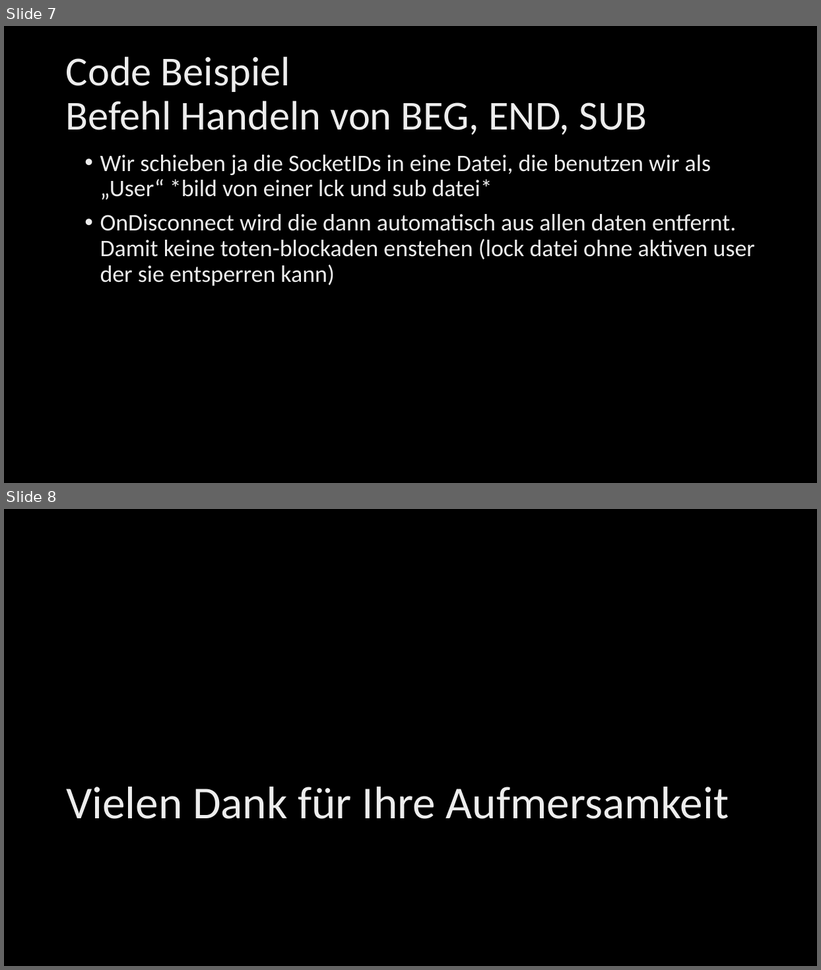
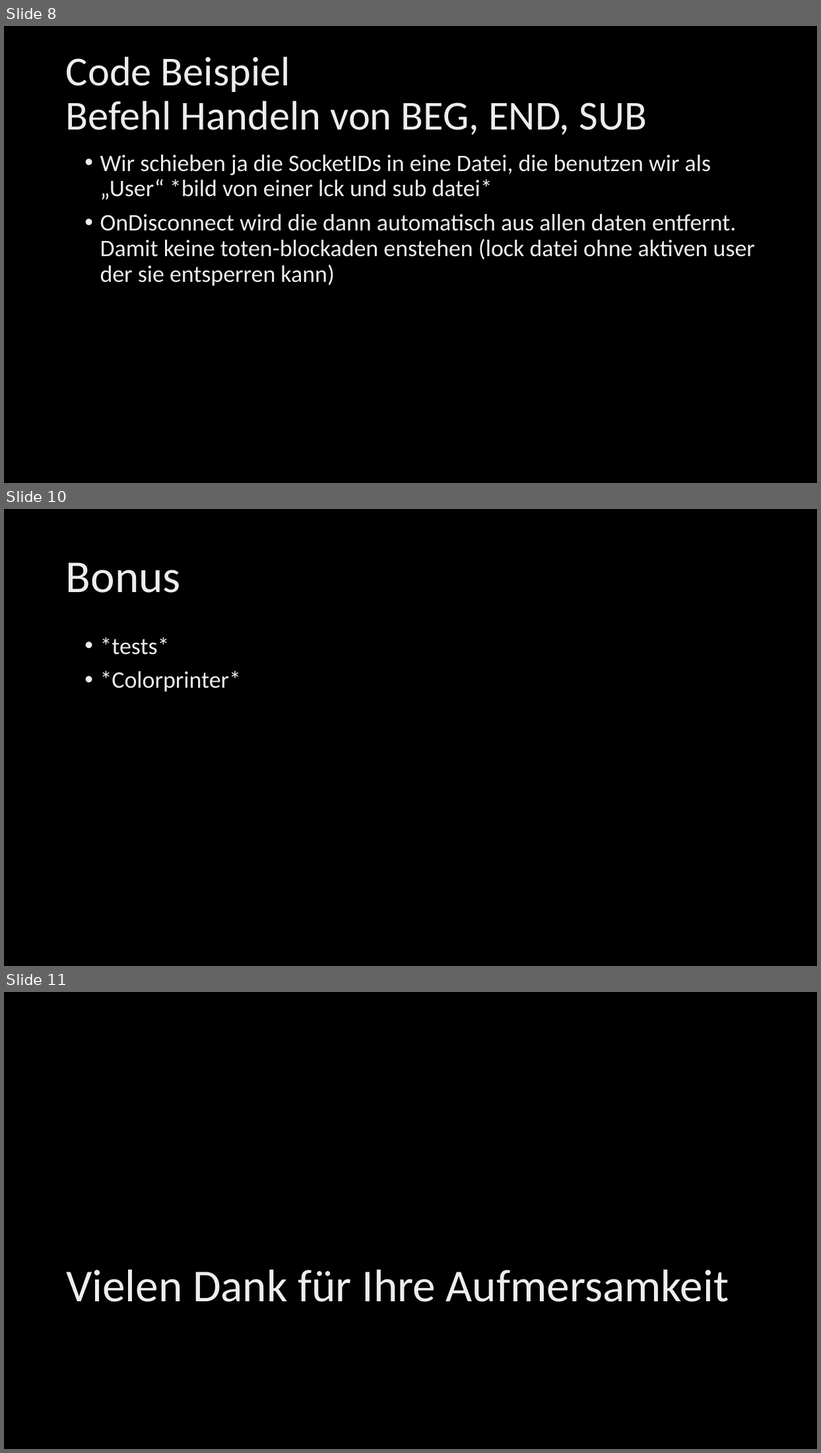
Before and after one commit to BitPaw/C_Socket, a slide deck: Dokumente/Präsentation - Gruppe 8.pptx. Shown one above the other, each under a label of ours: slides 7 and 8 before the commit, slides 8, 10 and 11 after it; the slides between them are not shown. The pictures are 821x970 and 821x1453 pixels, drawn with LibreOffice and Linux fonts; fonts in the diff are those of the drawing; background and template pictures are left out. Boxes give left, top, right and bottom in pixels: in the first picture for what was removed or moved away, otherwise in the second. Text is boxed around its words. In the diff, an @@ line names an element or a change of style, - is before the commit and + after.

```diff
--- a/Dokumente/Präsentation - Gruppe 8.pptx
+++ b/Dokumente/Präsentation - Gruppe 8.pptx
@@ slide 10 added at (4, 509, 817, 966), background picture (left out) @@
@@ title added at (66, 562, 181, 593), 54 pt, text gradient #DEDEDE to #EDEDED to #FFFFFF @@
+Bonus
@@ text added at (100, 637, 242, 692), 28 pt, text gradient #DEDEDE to #EDEDED to #FFFFFF @@
+• *tests*
+• *Colorprinter*
@@ what was slide 7 is now slide 8 @@
@@ what was slide 8 is now slide 11 @@
```
Also in this commit, not shown: 1 slide changed, 2 other slides added.
